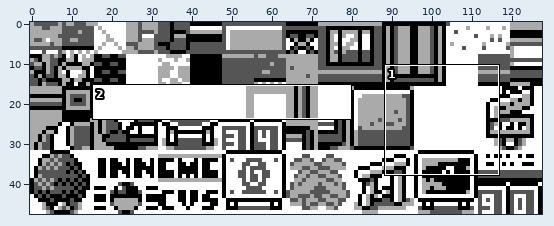
One commit to this sprite sheet: gfx/tilesets/overworld.png. The first picture is a wide view before the edit; the outline marks the close-up.
Close-up. Before the commit:
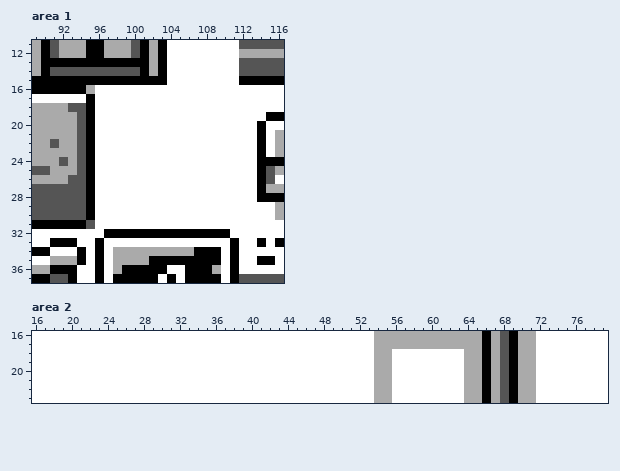
The file is 128x48 pixels. Shown: area 1: x 89..116, y 11..37; area 2: x 16..79, y 16..23.
After:
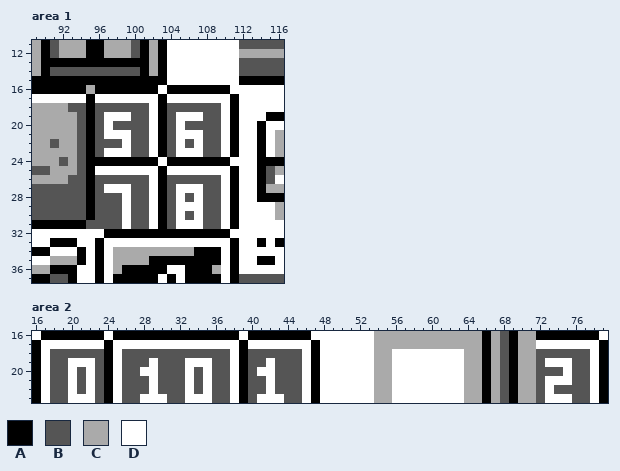
Palette (. is transparent): A #000000  B #555555  C #aaaaaa  D #ffffff
Diff:
--- area 1
@@ x 89..116 @@
 15 AAAAAAAAAAAAAAADDDDDDDDAAAAA
-16 AAAAAACDDDDDDDDDDDDDDDDDDDDD
-17 DDDDDDADDDDDDDDDDDDDDDDDDDDD
-18 CCCCBBADDDDDDDDDDDDDDDDDDDDD
-19 CCCCCBADDDDDDDDDDDDDDDDDDDAA
-20 CCCCCBADDDDDDDDDDDDDDDDDDADD
-21 CCCCCBADDDDDDDDDDDDDDDDDDADC
-22 CCBCCBADDDDDDDDDDDDDDDDDDADC
-23 CCCCCBADDDDDDDDDDDDDDDDDDADC
-24 CCCBCBADDDDDDDDDDDDDDDDDDAAA
-25 BBCCCBADDDDDDDDDDDDDDDDDDABC
-26 CCCCBBADDDDDDDDDDDDDDDDDDABD
-27 BBBBBBADDDDDDDDDDDDDDDDDDACC
-28 BBBBBBADDDDDDDDDDDDDDDDDDAAA
-29 BBBBBBADDDDDDDDDDDDDDDDDDDDC
-30 BBBBBBADDDDDDDDDDDDDDDDDDDDC
-31 AAAAAABDDDDDDDDDDDDDDDDDDDDD
+16 AAAAAACAAAAAAADAAAAAAADDDDDD
+17 DDDDDDADDDDDDDADDDDDDDADDDDD
+18 CCCCBBABBBBBBDABBBBBBDADDDDD
+19 CCCCCBABDDDBBDABDDDBBDADDDAA
+20 CCCCCBABDBBBBDABDBBBBDADDADD
+21 CCCCCBABDDDBBDABDDDBBDADDADC
+22 CCBCCBABBBDBBDABDBDBBDADDADC
+23 CCCCCBABDDDBBDABDDDBBDADDADC
+24 CCCBCBAAAAAAAADAAAAAAADDDAAA
+25 BBCCCBADDDDDDDADDDDDDDADDABC
+26 CCCCBBABBBBBBDABBBBBBDADDABD
+27 BBBBBBABDDDBBDABDDDBBDADDACC
+28 BBBBBBABBBDBBDABDBDBBDADDAAA
+29 BBBBBBABBBDBBDABDDDBBDADDDDC
+30 BBBBBBABBBDBBDABDBDBBDADDDDC
+31 AAAAAABBBBDBBDABDDDBBDADDDDD
 32 DDDDDDDDAAAAAAAAAAAAAADDDDDD
--- area 2
@@ x 16..79 @@
-16 DDDDDDDDDDDDDDDDDDDDDDDDDDDDDDDDDDDDDDCCCCCCCCCCCCACBACCDDDDDDDD
-17 DDDDDDDDDDDDDDDDDDDDDDDDDDDDDDDDDDDDDDCCCCCCCCCCCCACBACCDDDDDDDD
-18 DDDDDDDDDDDDDDDDDDDDDDDDDDDDDDDDDDDDDDCCDDDDDDDDCCACBACCDDDDDDDD
-19 DDDDDDDDDDDDDDDDDDDDDDDDDDDDDDDDDDDDDDCCDDDDDDDDCCACBACCDDDDDDDD
-20 DDDDDDDDDDDDDDDDDDDDDDDDDDDDDDDDDDDDDDCCDDDDDDDDCCACBACCDDDDDDDD
-21 DDDDDDDDDDDDDDDDDDDDDDDDDDDDDDDDDDDDDDCCDDDDDDDDCCACBACCDDDDDDDD
-22 DDDDDDDDDDDDDDDDDDDDDDDDDDDDDDDDDDDDDDCCDDDDDDDDCCACBACCDDDDDDDD
-23 DDDDDDDDDDDDDDDDDDDDDDDDDDDDDDDDDDDDDDCCDDDDDDDDCCACBACCDDDDDDDD
+16 DAAAAAAADAAAAAAAAAAAAAADAAAAAAADDDDDDDCCCCCCCCCCCCACBACCAAAAAAAD
+17 ADDDDDDDADDDDDDDDDDDDDDADDDDDDDADDDDDDCCCCCCCCCCCCACBACCDDDDDDDA
+18 ADBBBBBBADBBBBBBBBBBBBDABBBBBBDADDDDDDCCDDDDDDDDCCACBACCBBBBBBDA
+19 ADBBDDDBADBBBDBBBDDDBBDABBDBBBDADDDDDDCCDDDDDDDDCCACBACCBDDDBBDA
+20 ADBBDBDBADBBDDBBBDBDBBDABDDBBBDADDDDDDCCDDDDDDDDCCACBACCBBBDBBDA
+21 ADBBDBDBADBBBDBBBDBDBBDABBDBBBDADDDDDDCCDDDDDDDDCCACBACCBDDDBBDA
+22 ADBBDBDBADBBBDBBBDBDBBDABBDBBBDADDDDDDCCDDDDDDDDCCACBACCBDBBBBDA
+23 ADBBDDDBADBBDDDBBDDDBBDABDDDBBDADDDDDDCCDDDDDDDDCCACBACCBDDDBBDA
Where, in picture pixels (left, top, right, bottom), the same in both close-ups:
changed: (95, 85, 239, 229)
changed: (32, 331, 320, 403)
changed: (536, 331, 608, 403)
